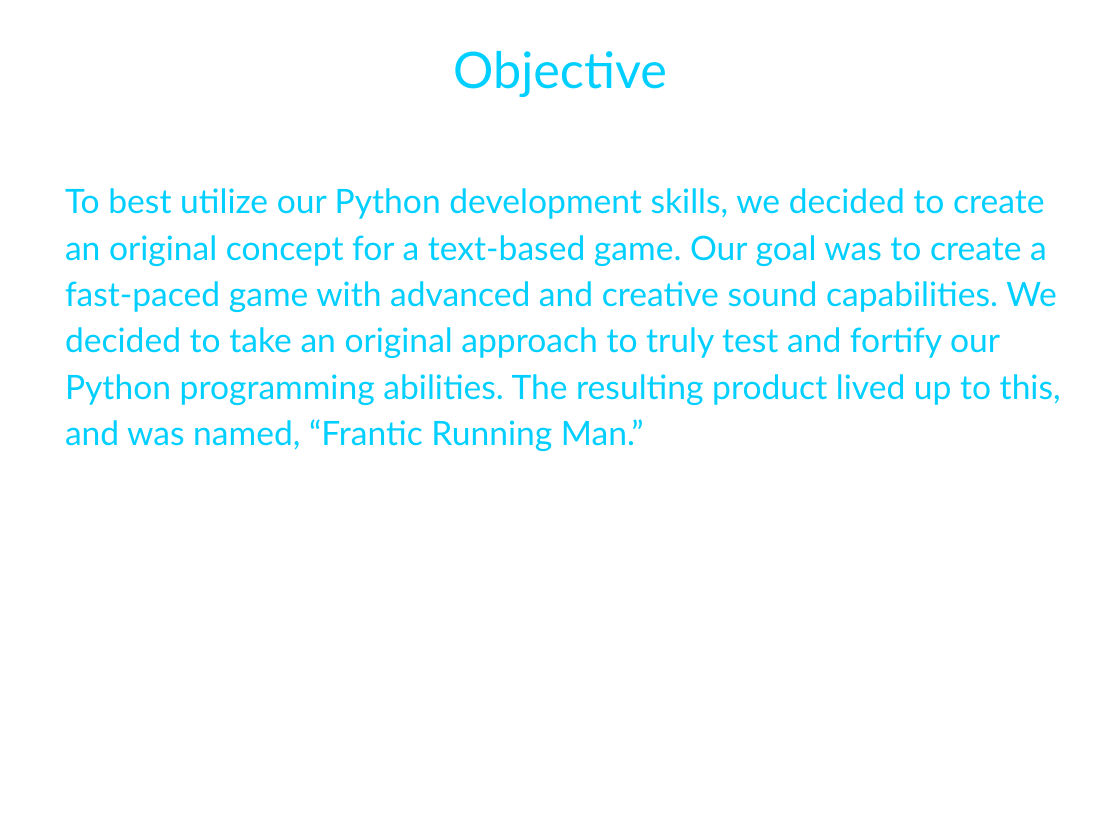
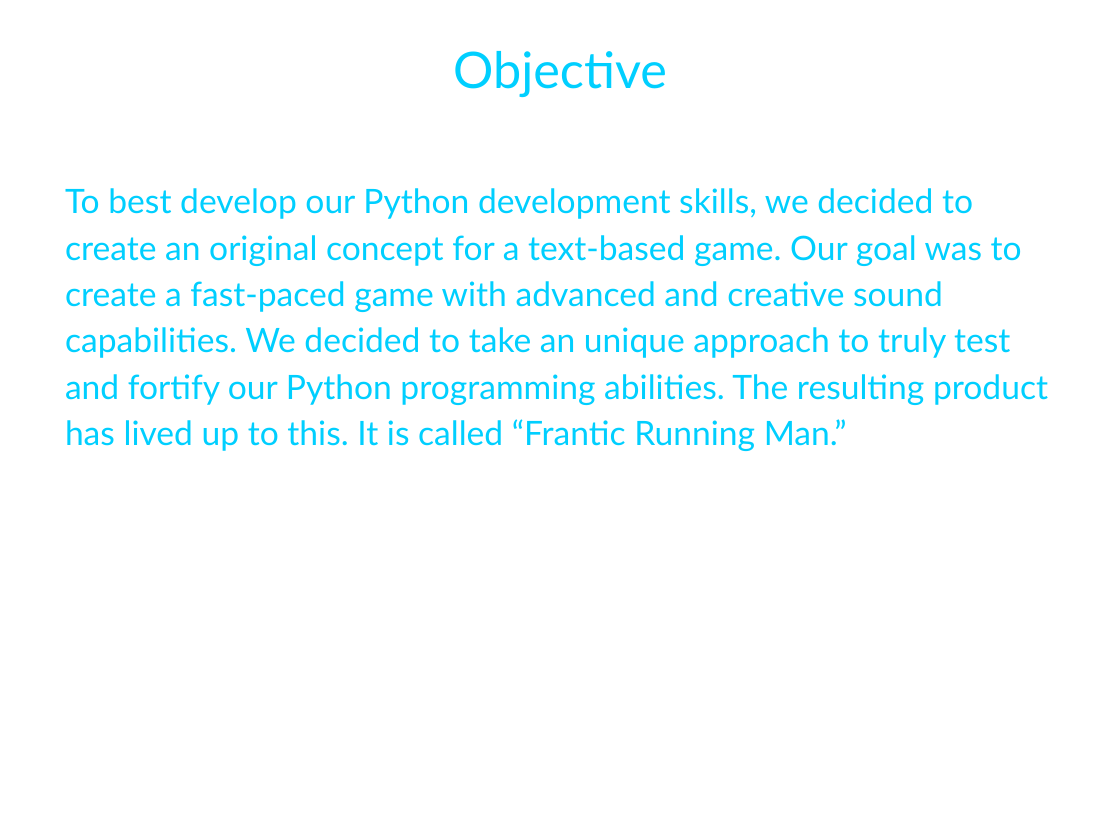
Before and after one commit to 1string2boolthem/CST-205, a slide deck: slide 2 of FranticRunningMan.ppt. Drawn at 1120x840 pixels with LibreOffice and Linux fonts; fonts in the diff are those of the drawing; background and template pictures are left out. Boxes give left, top, right and bottom in pixels: in the first picture for what was removed or moved away, otherwise in the second. Text is boxed around its words. In the diff, an @@ line names an element or a change of style, - is before the commit and + after.

Commit message:
Updated presentation.

```diff
--- a/FranticRunningMan.ppt
+++ b/FranticRunningMan.ppt
@@ text at (65, 188, 1048, 451): text changed @@
-To best utilize our Python development skills, we decided to create an original concept for a text-based game. Our goal was to create a fast-paced game with advanced and creative sound capabilities. We decided to take an original approach to truly test and fortify our Python programming abilities. The resulting product lived up to this, and was named, “Frantic Running Man.”
+To best develop our Python development skills, we decided to create an original concept for a text-based game. Our goal was to create a fast-paced game with advanced and creative sound capabilities. We decided to take an unique approach to truly test and fortify our Python programming abilities. The resulting product has lived up to this. It is called “Frantic Running Man.”
```
Also in this commit, not shown: 4 other slides changed.
